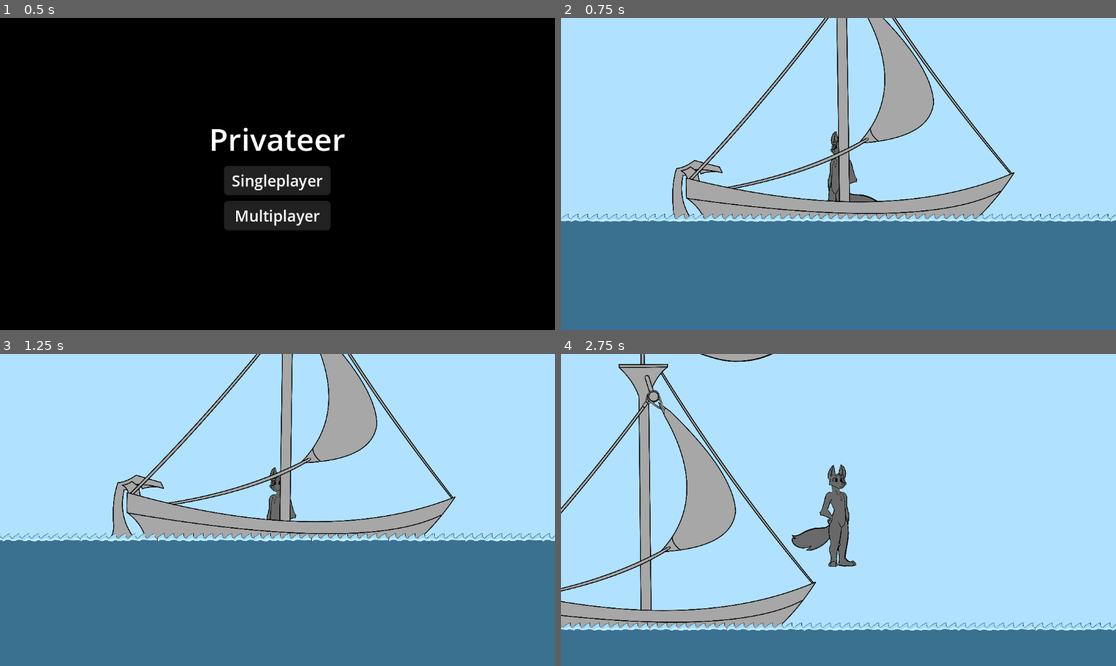
Above: before the commit, frames 1-4 (two rows, left to right).
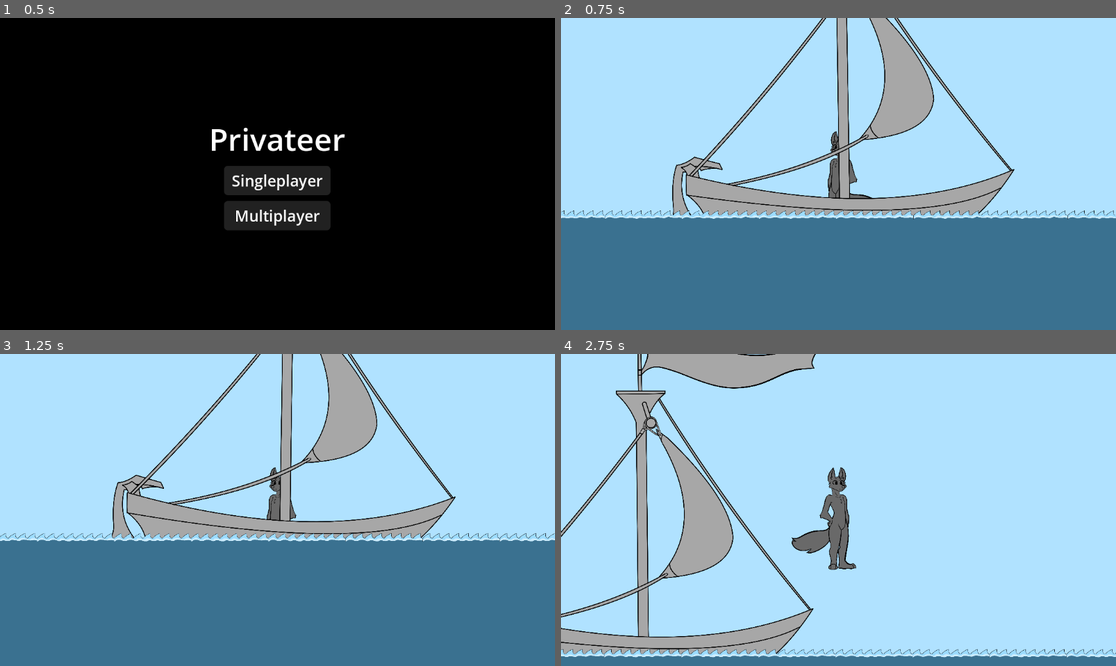
Above: after the commit, the same moments.

Repository: Changryy/Privateer
Game: Godot game, scene res://Game/Menu/Menu.tscn
The game is run twice, just before and just after one commit, with the same random seed, the same clock (stepped at 60 frames per second) and the same inputs.
Inputs:
- Up to frame 1 (0.5 s): no input
- Up to frame 2 (0.75 s): click "Singleplayer" at 0.5 s
- Up to frame 3 (1.25 s): no input
- Up to frame 4 (2.75 s): hold D (right) from 1.28 s (still down); tap Space (jump) at 1.52, 2.27 s

Frame 1 is identical in both runs. In frame 2, 6.4% of the frame differs, in the area x 0-100%, y 0-66%; in frame 3, 1.7%; in frame 4, 21%, in the area x 0-100%, y 0-98%.

Commit message:
Constant ship syncing

Diff:
--- a/Game/World/Main.tscn
+++ b/Game/World/Main.tscn
@@ -1,6 +1,7 @@
-[gd_scene load_steps=9 format=3 uid="uid://ydu4iqbf4i7i"]
+[gd_scene load_steps=10 format=3 uid="uid://ydu4iqbf4i7i"]
 
 [ext_resource type="PackedScene" uid="uid://bn5yn84yfo7xf" path="res://Game/World/Ship/Ship.tscn" id="1_cfj4t"]
+[ext_resource type="Script" path="res://Game/World/Root.gd" id="1_rlrb3"]
 [ext_resource type="Texture2D" uid="uid://dqsgl7b4ohmgo" path="res://Game/World/Ocean/PrivateersConceptWater.png" id="2_l1nrt"]
 
 [sub_resource type="Animation" id="Animation_7mei0"]
@@ -100,6 +101,7 @@
 }
 
 [node name="Root" type="Node2D"]
+script = ExtResource("1_rlrb3")
 metadata/_edit_horizontal_guides_ = []
 
 [node name="Background" type="CanvasLayer" parent="."]
@@ -113,157 +115,305 @@
 grow_vertical = 2
 color = Color(0.690719, 0.885804, 1, 1)
 
-[node name="Ship" parent="." instance=ExtResource("1_cfj4t")]
+[node name="Ship" parent="." node_paths=PackedStringArray("animation") instance=ExtResource("1_cfj4t")]
+animation = NodePath("../Node2D/Ship")
 
 [node name="Polygon2D" type="Polygon2D" parent="."]
 z_index = 20
 position = Vector2(1450, 27)
 color = Color(0.230469, 0.445313, 0.566406, 1)
-polygon = PackedVector2Array(-8977, 3, 6158, 1, 6137, 4105, -8977, 4106)
+polygon = PackedVector2Array(-17736, 3, 14794, 1, 14915, 18491, -17736, 18489)
 
 [node name="PrivateersConceptWater" type="Sprite2D" parent="Polygon2D"]
 z_index = -1
-position = Vector2(-1407, -32)
+position = Vector2(-10655, -32)
 texture = ExtResource("2_l1nrt")
 region_enabled = true
 region_rect = Rect2(73.541, 767.445, 842.297, 169.104)
 
 [node name="PrivateersConceptWater2" type="Sprite2D" parent="Polygon2D"]
 z_index = -1
-position = Vector2(-2207, -32)
+position = Vector2(-11455, -32)
 texture = ExtResource("2_l1nrt")
 region_enabled = true
 region_rect = Rect2(73.541, 767.445, 842.297, 169.104)
 
 [node name="PrivateersConceptWater3" type="Sprite2D" parent="Polygon2D"]
 z_index = -1
-position = Vector2(-607, -32)
+position = Vector2(-9855, -32)
 texture = ExtResource("2_l1nrt")
 region_enabled = true
 region_rect = Rect2(73.541, 767.445, 842.297, 169.104)
 
 [node name="PrivateersConceptWater4" type="Sprite2D" parent="Polygon2D"]
 z_index = -1
-position = Vector2(193, -32)
+position = Vector2(-9055, -32)
 texture = ExtResource("2_l1nrt")
 region_enabled = true
 region_rect = Rect2(73.541, 767.445, 842.297, 169.104)
 
 [node name="PrivateersConceptWater6" type="Sprite2D" parent="Polygon2D"]
 z_index = -1
-position = Vector2(992, -32)
+position = Vector2(-8256, -32)
 texture = ExtResource("2_l1nrt")
 region_enabled = true
 region_rect = Rect2(73.541, 767.445, 842.297, 169.104)
 
 [node name="PrivateersConceptWater7" type="Sprite2D" parent="Polygon2D"]
 z_index = -1
-position = Vector2(1792, -32)
+position = Vector2(-7456, -32)
 texture = ExtResource("2_l1nrt")
 region_enabled = true
 region_rect = Rect2(73.541, 767.445, 842.297, 169.104)
 
 [node name="PrivateersConceptWater5" type="Sprite2D" parent="Polygon2D"]
 z_index = -1
-position = Vector2(-3009, -32)
+position = Vector2(-12257, -32)
 texture = ExtResource("2_l1nrt")
 region_enabled = true
 region_rect = Rect2(73.541, 767.445, 842.297, 169.104)
 
 [node name="PrivateersConceptWater8" type="Sprite2D" parent="Polygon2D"]
 z_index = -1
-position = Vector2(4194, -32)
+position = Vector2(-5054, -32)
 texture = ExtResource("2_l1nrt")
 region_enabled = true
 region_rect = Rect2(73.541, 767.445, 842.297, 169.104)
 
 [node name="PrivateersConceptWater9" type="Sprite2D" parent="Polygon2D"]
 z_index = -1
-position = Vector2(3394, -32)
+position = Vector2(-5854, -32)
 texture = ExtResource("2_l1nrt")
 region_enabled = true
 region_rect = Rect2(73.541, 767.445, 842.297, 169.104)
 
 [node name="PrivateersConceptWater10" type="Sprite2D" parent="Polygon2D"]
 z_index = -1
-position = Vector2(4994, -32)
+position = Vector2(-4254, -32)
 texture = ExtResource("2_l1nrt")
 region_enabled = true
 region_rect = Rect2(73.541, 767.445, 842.297, 169.104)
 
 [node name="PrivateersConceptWater11" type="Sprite2D" parent="Polygon2D"]
 z_index = -1
-position = Vector2(5794, -32)
+position = Vector2(-3454, -32)
 texture = ExtResource("2_l1nrt")
 region_enabled = true
 region_rect = Rect2(73.541, 767.445, 842.297, 169.104)
 
 [node name="PrivateersConceptWater12" type="Sprite2D" parent="Polygon2D"]
 z_index = -1
-position = Vector2(6593, -32)
+position = Vector2(-2655, -32)
 texture = ExtResource("2_l1nrt")
 region_enabled = true
 region_rect = Rect2(73.541, 767.445, 842.297, 169.104)
 
 [node name="PrivateersConceptWater13" type="Sprite2D" parent="Polygon2D"]
 z_index = -1
-position = Vector2(7393, -32)
+position = Vector2(-1855, -32)
 texture = ExtResource("2_l1nrt")
 region_enabled = true
 region_rect = Rect2(73.541, 767.445, 842.297, 169.104)
 
 [node name="PrivateersConceptWater14" type="Sprite2D" parent="Polygon2D"]
 z_index = -1
-position = Vector2(2592, -32)
+position = Vector2(-6656, -32)
 texture = ExtResource("2_l1nrt")
 region_enabled = true
 region_rect = Rect2(73.541, 767.445, 842.297, 169.104)
 
 [node name="PrivateersConceptWater15" type="Sprite2D" parent="Polygon2D"]
 z_index = -1
-position = Vector2(-7008, -32)
+position = Vector2(-16256, -32)
 texture = ExtResource("2_l1nrt")
 region_enabled = true
 region_rect = Rect2(73.541, 767.445, 842.297, 169.104)
 
 [node name="PrivateersConceptWater16" type="Sprite2D" parent="Polygon2D"]
 z_index = -1
-position = Vector2(-7808, -32)
+position = Vector2(-17056, -32)
 texture = ExtResource("2_l1nrt")
 region_enabled = true
 region_rect = Rect2(73.541, 767.445, 842.297, 169.104)
 
 [node name="PrivateersConceptWater17" type="Sprite2D" parent="Polygon2D"]
 z_index = -1
-position = Vector2(-6208, -32)
+position = Vector2(-15456, -32)
 texture = ExtResource("2_l1nrt")
 region_enabled = true
 region_rect = Rect2(73.541, 767.445, 842.297, 169.104)
 
 [node name="PrivateersConceptWater18" type="Sprite2D" parent="Polygon2D"]
 z_index = -1
-position = Vector2(-5408, -32)
+position = Vector2(-14656, -32)
 texture = ExtResource("2_l1nrt")
 region_enabled = true
 region_rect = Rect2(73.541, 767.445, 842.297, 169.104)
 
 [node name="PrivateersConceptWater19" type="Sprite2D" parent="Polygon2D"]
 z_index = -1
-position = Vector2(-4609, -32)
+position = Vector2(-13857, -32)
 texture = ExtResource("2_l1nrt")
 region_enabled = true
 region_rect = Rect2(73.541, 767.445, 842.297, 169.104)
 
 [node name="PrivateersConceptWater20" type="Sprite2D" parent="Polygon2D"]
 z_index = -1
-position = Vector2(-3809, -32)
+position = Vector2(-13057, -32)
 texture = ExtResource("2_l1nrt")
 region_enabled = true
 region_rect = Rect2(73.541, 767.445, 842.297, 169.104)
 
 [node name="PrivateersConceptWater21" type="Sprite2D" parent="Polygon2D"]
 z_index = -1
-position = Vector2(-8610, -32)
+position = Vector2(-17858, -32)
+texture = ExtResource("2_l1nrt")
+region_enabled = true
+region_rect = Rect2(73.541, 767.445, 842.297, 169.104)
+
+[node name="PrivateersConceptWater22" type="Sprite2D" parent="Polygon2D"]
+z_index = -1
+position = Vector2(6148, -32)
+texture = ExtResource("2_l1nrt")
+region_enabled = true
+region_rect = Rect2(73.541, 767.445, 842.297, 169.104)
+
+[node name="PrivateersConceptWater23" type="Sprite2D" parent="Polygon2D"]
+z_index = -1
+position = Vector2(5348, -32)
+texture = ExtResource("2_l1nrt")
+region_enabled = true
+region_rect = Rect2(73.541, 767.445, 842.297, 169.104)
+
+[node name="PrivateersConceptWater24" type="Sprite2D" parent="Polygon2D"]
+z_index = -1
+position = Vector2(6948, -32)
+texture = ExtResource("2_l1nrt")
+region_enabled = true
+region_rect = Rect2(73.541, 767.445, 842.297, 169.104)
+
+[node name="PrivateersConceptWater25" type="Sprite2D" parent="Polygon2D"]
+z_index = -1
+position = Vector2(7748, -32)
+texture = ExtResource("2_l1nrt")
+region_enabled = true
+region_rect = Rect2(73.541, 767.445, 842.297, 169.104)
+
+[node name="PrivateersConceptWater26" type="Sprite2D" parent="Polygon2D"]
+z_index = -1
+position = Vector2(8547, -32)
+texture = ExtResource("2_l1nrt")
+region_enabled = true
+region_rect = Rect2(73.541, 767.445, 842.297, 169.104)
+
+[node name="PrivateersConceptWater27" type="Sprite2D" parent="Polygon2D"]
+z_index = -1
+position = Vector2(9347, -32)
+texture = ExtResource("2_l1nrt")
+region_enabled = true
+region_rect = Rect2(73.541, 767.445, 842.297, 169.104)
+
+[node name="PrivateersConceptWater28" type="Sprite2D" parent="Polygon2D"]
+z_index = -1
+position = Vector2(4546, -32)
+texture = ExtResource("2_l1nrt")
+region_enabled = true
+region_rect = Rect2(73.541, 767.445, 842.297, 169.104)
+
+[node name="PrivateersConceptWater29" type="Sprite2D" parent="Polygon2D"]
+z_index = -1
+position = Vector2(11749, -32)
+texture = ExtResource("2_l1nrt")
+region_enabled = true
+region_rect = Rect2(73.541, 767.445, 842.297, 169.104)
+
+[node name="PrivateersConceptWater30" type="Sprite2D" parent="Polygon2D"]
+z_index = -1
+position = Vector2(10949, -32)
+texture = ExtResource("2_l1nrt")
+region_enabled = true
+region_rect = Rect2(73.541, 767.445, 842.297, 169.104)
+
+[node name="PrivateersConceptWater31" type="Sprite2D" parent="Polygon2D"]
+z_index = -1
+position = Vector2(12549, -32)
+texture = ExtResource("2_l1nrt")
+region_enabled = true
+region_rect = Rect2(73.541, 767.445, 842.297, 169.104)
+
+[node name="PrivateersConceptWater32" type="Sprite2D" parent="Polygon2D"]
+z_index = -1
+position = Vector2(13349, -32)
+texture = ExtResource("2_l1nrt")
+region_enabled = true
+region_rect = Rect2(73.541, 767.445, 842.297, 169.104)
+
+[node name="PrivateersConceptWater33" type="Sprite2D" parent="Polygon2D"]
+z_index = -1
+position = Vector2(14148, -32)
+texture = ExtResource("2_l1nrt")
+region_enabled = true
+region_rect = Rect2(73.541, 767.445, 842.297, 169.104)
+
+[node name="PrivateersConceptWater34" type="Sprite2D" parent="Polygon2D"]
+z_index = -1
+position = Vector2(14948, -32)
+texture = ExtResource("2_l1nrt")
+region_enabled = true
+region_rect = Rect2(73.541, 767.445, 842.297, 169.104)
+
+[node name="PrivateersConceptWater35" type="Sprite2D" parent="Polygon2D"]
+z_index = -1
+position = Vector2(10147, -32)
+texture = ExtResource("2_l1nrt")
+region_enabled = true
+region_rect = Rect2(73.541, 767.445, 842.297, 169.104)
+
+[node name="PrivateersConceptWater36" type="Sprite2D" parent="Polygon2D"]
+z_index = -1
+position = Vector2(547, -32)
+texture = ExtResource("2_l1nrt")
+region_enabled = true
+region_rect = Rect2(73.541, 767.445, 842.297, 169.104)
+
+[node name="PrivateersConceptWater37" type="Sprite2D" parent="Polygon2D"]
+z_index = -1
+position = Vector2(-253, -32)
+texture = ExtResource("2_l1nrt")
+region_enabled = true
+region_rect = Rect2(73.541, 767.445, 842.297, 169.104)
+
+[node name="PrivateersConceptWater38" type="Sprite2D" parent="Polygon2D"]
+z_index = -1
+position = Vector2(1347, -32)
+texture = ExtResource("2_l1nrt")
+region_enabled = true
+region_rect = Rect2(73.541, 767.445, 842.297, 169.104)
+
+[node name="PrivateersConceptWater39" type="Sprite2D" parent="Polygon2D"]
+z_index = -1
+position = Vector2(2147, -32)
+texture = ExtResource("2_l1nrt")
+region_enabled = true
+region_rect = Rect2(73.541, 767.445, 842.297, 169.104)
+
+[node name="PrivateersConceptWater40" type="Sprite2D" parent="Polygon2D"]
+z_index = -1
+position = Vector2(2946, -32)
+texture = ExtResource("2_l1nrt")
+region_enabled = true
+region_rect = Rect2(73.541, 767.445, 842.297, 169.104)
+
+[node name="PrivateersConceptWater41" type="Sprite2D" parent="Polygon2D"]
+z_index = -1
+position = Vector2(3746, -32)
+texture = ExtResource("2_l1nrt")
+region_enabled = true
+region_rect = Rect2(73.541, 767.445, 842.297, 169.104)
+
+[node name="PrivateersConceptWater42" type="Sprite2D" parent="Polygon2D"]
+z_index = -1
+position = Vector2(-1055, -32)
 texture = ExtResource("2_l1nrt")
 region_enabled = true
 region_rect = Rect2(73.541, 767.445, 842.297, 169.104)
--- a/Game/World/Player/Player.gd
+++ b/Game/World/Player/Player.gd
@@ -3,8 +3,8 @@
 
 
 const SPEED: float = 1_500
-const GRAVITY: float = 4_000
-const JUMP_HEIGHT: float = 3_000
+const GRAVITY: float = 5_000
+const JUMP_HEIGHT: float = 4_000
 
 
 @onready var animation: AnimationNodeStateMachinePlayback = %AnimationTree["parameters/playback"]
@@ -34,11 +34,16 @@
 	if is_multiplayer_authority():
 		velocity.x = Input.get_axis("left", "right") * SPEED
 
+	var walking := false
+
 	if velocity.x:
-		animation.travel("Walk")
+		walking = is_on_floor()
 		if (velocity.x > 0) != %Sprite.flip_h:
 			%Sprite.flip_h = velocity.x > 0
 			%Sprite.offset.x = abs(%Sprite.offset.x) * -sign(velocity.x)
+
+	if walking:
+		animation.travel("Walk")
 	else:
 		animation.travel("Idle")
 
@@ -51,7 +56,7 @@
 	velocity.y += GRAVITY * delta
 
 
-	if position.y > 500: die()
+	if position.y > 5_000: die()
 
 
 func _unhandled_input(event: InputEvent) -> void:
--- /dev/null
+++ b/Game/World/Root.gd
@@ -0,0 +1,7 @@
+extends Node2D
+
+
+
+
+func _ready() -> void:
+	$Polygon2D/Ocean.play("Test")
--- a/Game/World/Ship/Ship.gd
+++ b/Game/World/Ship/Ship.gd
@@ -2,25 +2,30 @@
 class_name Ship
 
 
-
-var synced := false
-
+@export var animation: AnimationPlayer
 
 
 func _process(_delta: float) -> void:
 	if !is_multiplayer_authority(): return
-	Relay.rpc("sync_ship", $"../Node2D/Ship".current_animation_position)
+	Relay.rpc("sync_ship", animation.current_animation_position)
 
 
 
-func sync(rot: float) -> void:
-	if synced: return
-	synced = true
-	$"../Node2D/Ship".seek(rot)
+var last_sync: int = 0
+
+func sync(seconds: float) -> void:
+	if last_sync:
+		var time: float = Time.get_ticks_usec() - last_sync
+
+		if time < 300_000:
+			time /= 1e+6
+			time *= animation.speed_scale
+			animation.seek(seconds + time)
+
+	last_sync = Time.get_ticks_usec()
 
 
 
 func _ready() -> void:
 	World.ship = self
-	$"../Node2D/Ship".play("Test")
-	$"../Polygon2D/Ocean".play("Test")
+	animation.play("Test")
